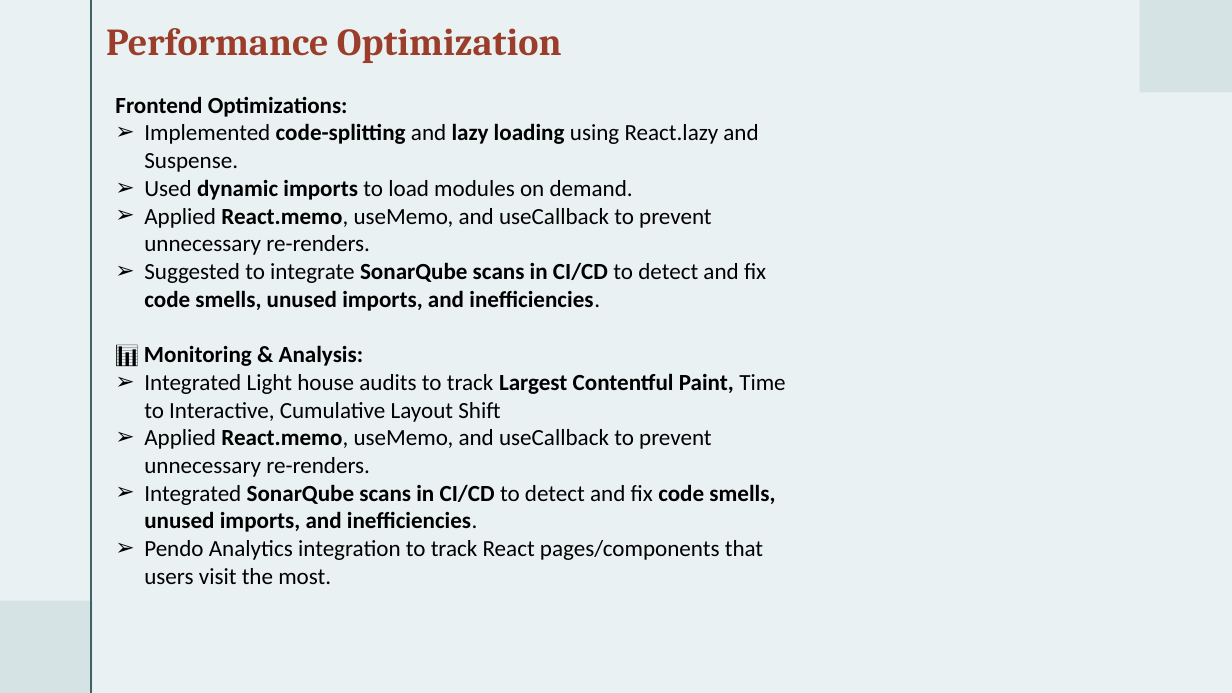
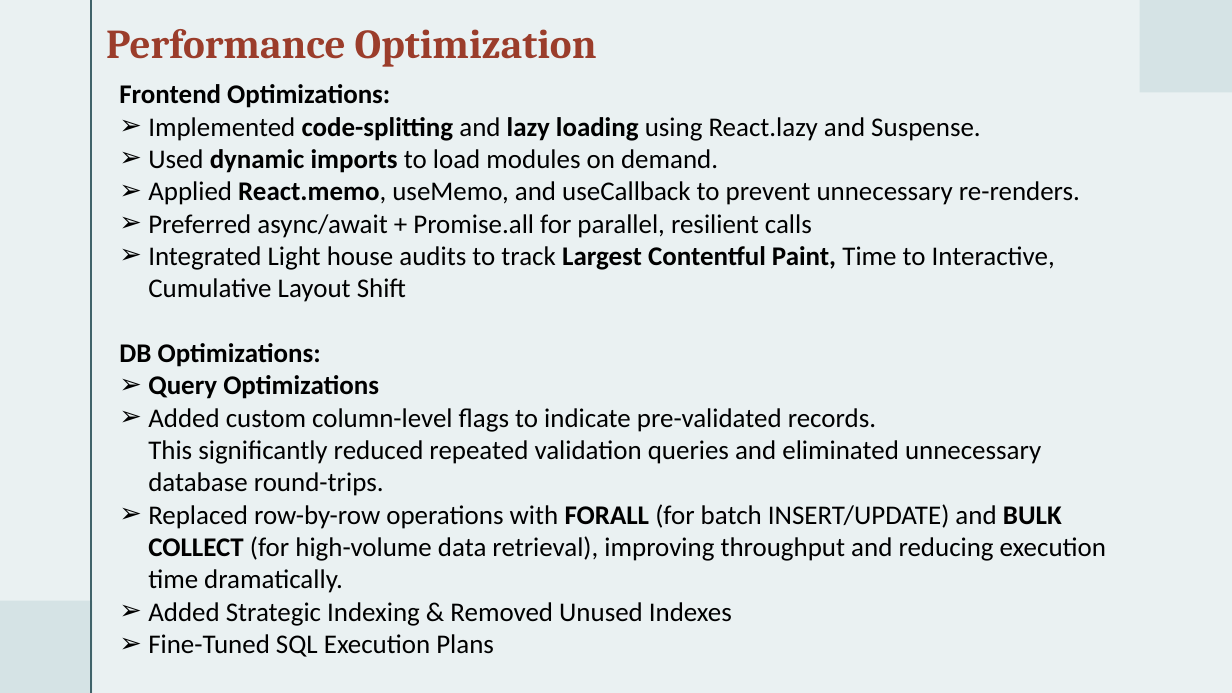
Before and after one commit to ChittaniSwathiTamuc/sel-react-webapp, a slide deck: slide 12 of SEL Presentation.pptx (slide 11 before the commit). Drawn at 1232x693 pixels with LibreOffice and Linux fonts; fonts in the diff are those of the drawing. Boxes give left, top, right and bottom in pixels: in the first picture for what was removed or moved away, otherwise in the second. Text is boxed around its words. In the diff, an @@ line names an element or a change of style, - is before the commit and + after.

```diff
--- a/SEL Presentation.pptx
+++ b/SEL Presentation.pptx
@@ text "Performance Optimization" at bbox=[106, 29, 597, 67]: size 29.7 to 32 pt; line spacing 0.7 to 0.9 @@
@@ text "Frontend Optimizations:": place and size @@
-text "Frontend Optimizations:" at bbox=[115, 96, 785, 584]
+text "Frontend Optimizations:" at bbox=[119, 84, 1106, 657]
@@ text at bbox=[119, 84, 1080, 302]: size 18 to 21 pt in "Frontend Optimizations:", "Implemented code-splitting and lazy loading using React.lazy ...", "Used dynamic imports to load modules on ...", "Applied React.memo, useMemo, and useCallback to prevent ..." and 1 more places @@
@@ text at bbox=[148, 214, 812, 238]: text changed; size 18 to 21 pt; bold off @@
-➢ Suggested to integrate SonarQube scans in CI/CD to detect and fix code smells, unused imports, and inefficiencies.
-📊 Monitoring & Analysis:
+➢ Preferred async/await + Promise.all for parallel, resilient calls
@@ text at bbox=[119, 343, 1106, 657]: text changed; size 18 to 21 pt @@
-➢ Applied React.memo, useMemo, and useCallback to prevent unnecessary re-renders.
-➢ Integrated SonarQube scans in CI/CD to detect and fix code smells, unused imports, and inefficiencies.
-➢ Pendo Analytics integration to track React pages/components that users visit the most.
+DB Optimizations:
+➢ Query Optimizations
+➢ Added custom column-level flags to indicate pre-validated records.
+  This significantly reduced repeated validation queries and eliminated unnecessary database round-trips.
+➢ Replaced row-by-row operations with FORALL (for batch INSERT/UPDATE) and BULK COLLECT (for high-volume data retrieval), improving throughput and reducing execution time dramatically.
+➢ Added Strategic Indexing & Removed Unused Indexes
+➢ Fine-Tuned SQL Execution Plans
```
Also in this commit, not shown: 11 other slides changed, 1 slide added, 1 slide removed.
